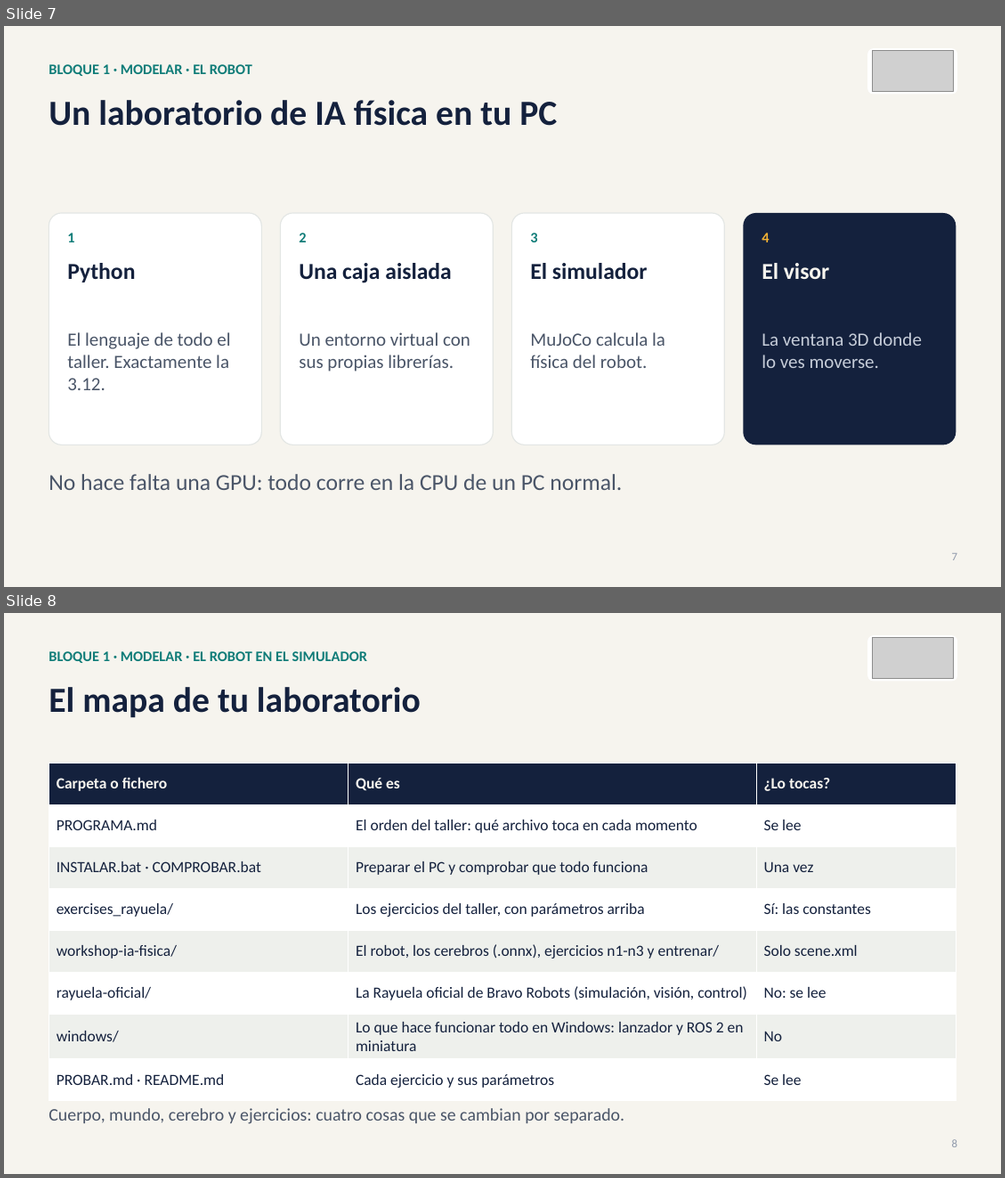
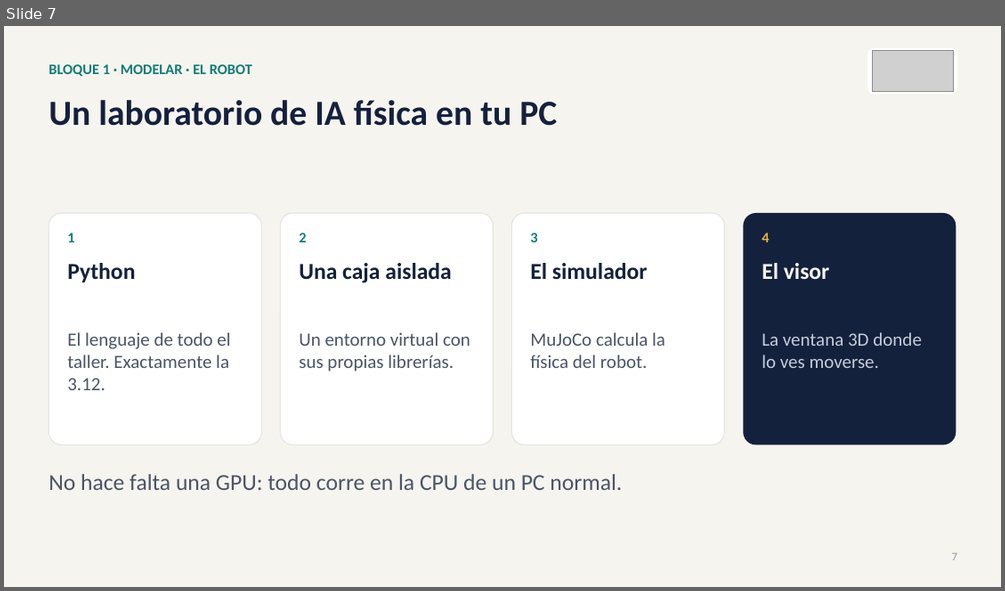
Before and after one commit to david2526IA/taller_microduck_windows, a slide deck: workshop-ia-fisica/presentaciones/Presentacion_03_taller_completo.pptx. Shown one above the other, each under a label of ours: slides 7 and 8 before the commit, slide 7 after it. The pictures are 1005x1178 and 1005x591 pixels, drawn with LibreOffice and Linux fonts; fonts in the diff are those of the drawing; grey boxes stand for pictures. Boxes give left, top, right and bottom in pixels: in the first picture for what was removed or moved away, otherwise in the second. Text is boxed around its words. In the diff, an @@ line names an element or a change of style, - is before the commit and + after.

```diff
--- a/workshop-ia-fisica/presentaciones/Presentacion_03_taller_completo.pptx
+++ b/workshop-ia-fisica/presentaciones/Presentacion_03_taller_completo.pptx
@@ slide 8 removed at bbox=[4, 613, 1001, 1174], background #F6F4EE @@
@@ rounded rectangle removed at bbox=[867, 635, 957, 681] @@
@@ picture removed at bbox=[872, 638, 953, 679] @@
@@ text removed at bbox=[48, 651, 367, 663] @@
-BLOQUE 1 · MODELAR · EL ROBOT EN EL SIMULADOR
@@ text removed at bbox=[48, 687, 421, 718] @@
-El mapa de tu laboratorio
@@ table removed at bbox=[48, 763, 956, 1097], 8 rows, 3 columns @@
-Carpeta o fichero | Qué es | ¿Lo tocas?
-PROGRAMA.md | El orden del taller: qué archivo toca en cada momento | Se lee
-INSTALAR.bat · COMPROBAR.bat | Preparar el PC y comprobar que todo funciona | Una vez
-exercises_rayuela/ | Los ejercicios del taller, con parámetros arriba | Sí: las constantes
-workshop-ia-fisica/ | El robot, los cerebros (.onnx), ejercicios n1-n3 y entrenar/ | Solo scene.xml
-rayuela-oficial/ | La Rayuela oficial de Bravo Robots (simulación, visión, control) | No: se lee
-windows/ | Lo que hace funcionar todo en Windows: lanzador y ROS 2 en miniatura | No
-PROBAR.md · README.md | Cada ejercicio y sus parámetros | Se lee
@@ text removed at bbox=[48, 1108, 625, 1124] @@
-Cuerpo, mundo, cerebro y ejercicios: cuatro cosas que se cambian por separado.
@@ text removed at bbox=[952, 1139, 957, 1147] @@
-8
```
Also in this commit, not shown: 20 slides changed, 1 slide added, 6 other files.
